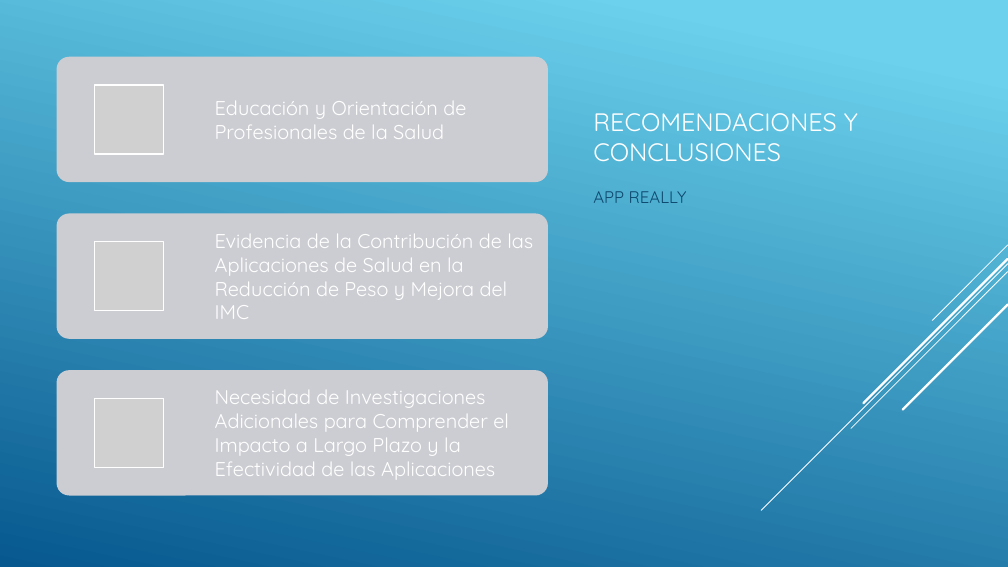
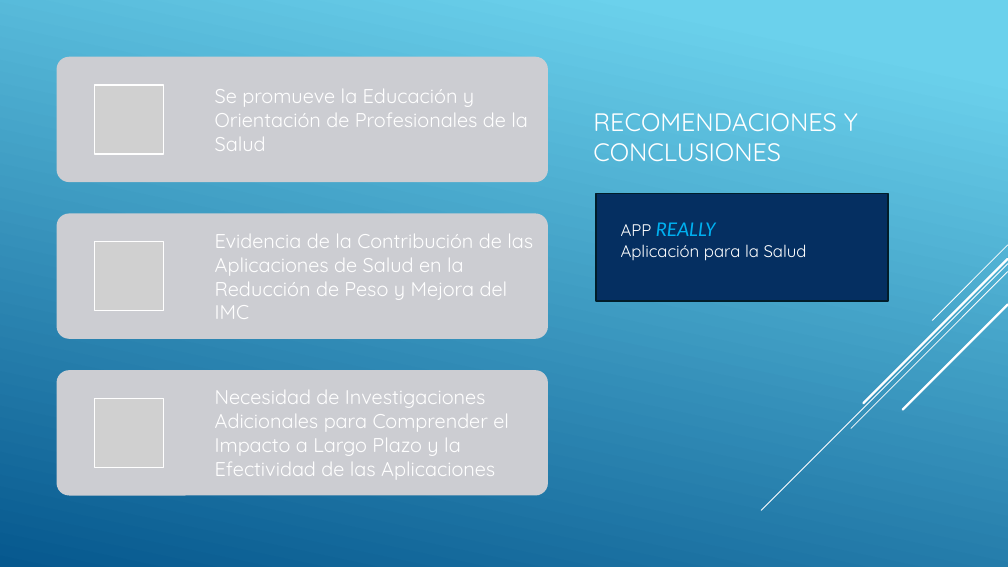
Before and after one commit to dani3836/Data-Science, a slide deck: slide 11 of Pre-entrega.pptx (slide 8 before the commit). Drawn at 1008x567 pixels with LibreOffice and Linux fonts; fonts in the diff are those of the drawing; grey boxes stand for pictures. Boxes give left, top, right and bottom in pixels: in the first picture for what was removed or moved away, otherwise in the second. Text is boxed around its words. In the diff, an @@ line names an element or a change of style, - is before the commit and + after.

```diff
--- a/Pre-entrega.pptx
+++ b/Pre-entrega.pptx
@@ text at bbox=[215, 89, 528, 151]: text changed @@
-Educación y Orientación de Profesionales de la Salud
+Se promueve la Educación y Orientación de Profesionales de la Salud
@@ text removed at bbox=[593, 191, 687, 203] @@
-APP REALLY
@@ rectangle added at bbox=[597, 194, 889, 301], fill #052F61, outline #021E2B 1.25 pt @@
@@ text added at bbox=[621, 222, 807, 261], 16 pt, text #FFFFFF @@
+APP REALLY
+Aplicación para la Salud
```
Also in this commit, not shown: 5 other slides changed, 5 slides added, 1 slide removed.
